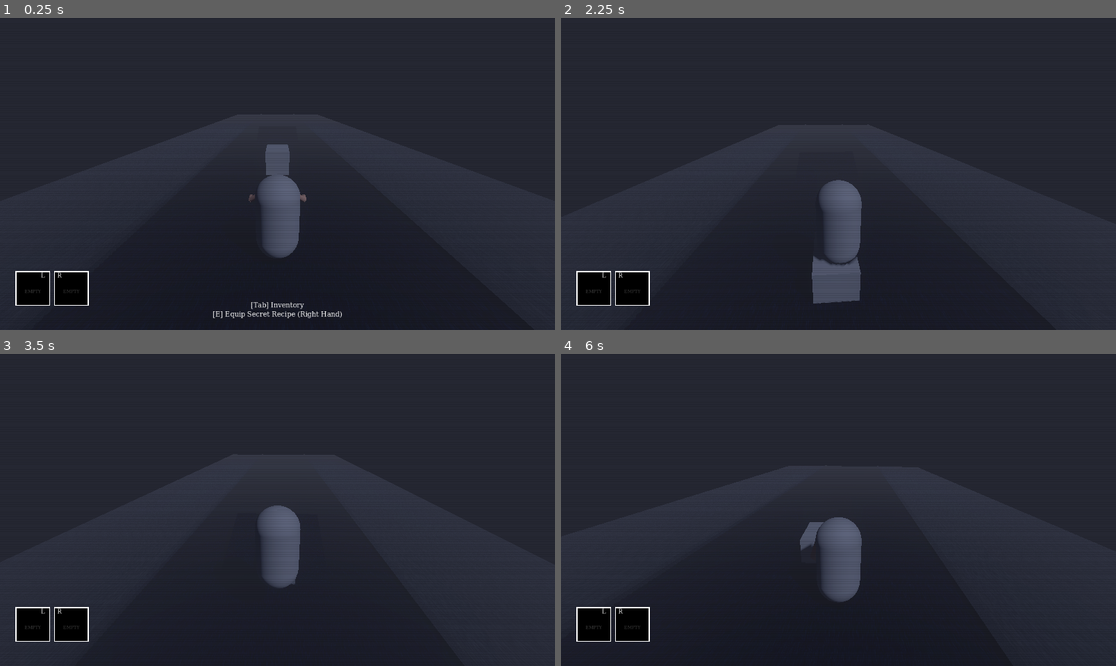
Above: before the commit, frames 1-4 (two rows, left to right).
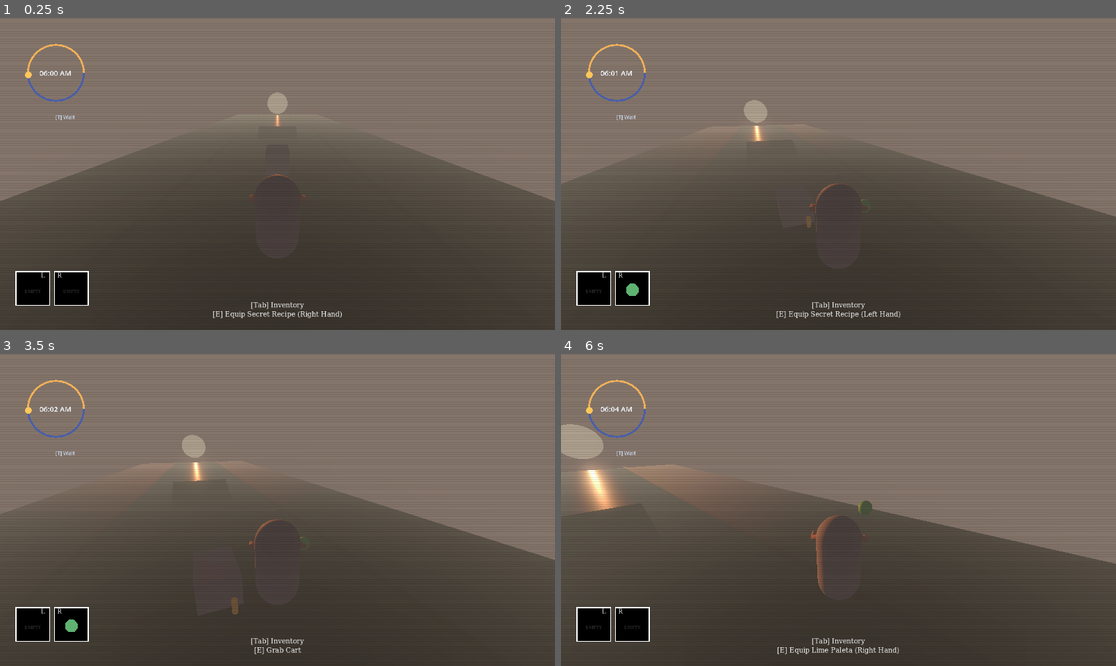
Above: after the commit, the same moments.

Repository: miles5g/paletero
Game: Godot game, scene res://world.tscn
Same seed, same stepped clock (60 frames per second), same inputs: the game is played once before the commit and once after it.
Inputs (mouse positions are in pixels of both pictures, inside the frame that each line leads up to):
- Up to frame 1 (0.25 s): no input
- Up to frame 2 (2.25 s): tap Enter at 0.5 s; move the mouse to (866, 174) at 0.52 s; hold W (move_forward) from 0.53 s (still down); tap T (wait_time, bound only after the commit) at 0.6, 1.55 s; click (866, 174) at 0.67 s; tap Space (jump) at 0.77, 1.52 s; move the mouse to (810, 174) at 1.27 s; tap Ctrl (crouch) at 1.35 s; click (810, 174) at 1.42 s; move the mouse to (849, 167) at 2.02 s; tap E (interact) at 2.1 s; click (849, 167) at 2.17 s
- Up to frame 3 (3.5 s): keep holding W (move_forward); tap T (wait_time, bound only after the commit) at 2.3, 3.05 s; move the mouse to (271, 516) at 2.77 s; tap Shift (sprint) at 2.85 s; click (271, 516) at 2.92 s; tap Space (jump) at 3.02 s
- Up to frame 4 (6 s): move the mouse to (877, 513) at 3.52 s; tap T (wait_time, bound only after the commit) at 3.6, 4.55, 5.3, 5.85 s; click (877, 513) at 3.67 s; tap Space (jump) at 3.77, 4.52 s; move the mouse to (794, 506) at 4.27 s; tap Q at 4.35 s; click (794, 506) at 4.42 s; move the mouse to (844, 510) at 5.02 s; tap Z at 5.1 s; click (844, 510) at 5.17 s; move the mouse to (816, 503) at 5.77 s; release W (move_forward) at 5.78 s; hold D (move_right) from 5.78 s (still down); click (816, 503) at 5.92 s

The runs differ from the first frame. In frame 1, 98% of the frame differs, in the area x 0-100%, y 0-100%; in frame 2, 98%; in frame 3, 98%; in frame 4, 98%.

Commit message:
Add a full celestial cycle with interactive wait dial.
This replaces the static sun with an orbital day/night controller and adds a fullscreen time-selection wait flow bound to T, including robust input handling and gameplay gating.

Co-authored-by: Cursor <cursoragent@cursor.com>

Diff:
--- /dev/null
+++ b/celestial_cycle.gd
@@ -0,0 +1,469 @@
+extends Node3D
+class_name CelestialCycle
+
+const FULL_ROTATION_DEGREES: float = 360.0
+const REAL_SECONDS_PER_CYCLE: float = 1800.0
+const ROTATION_DEGREES_PER_SECOND: float = FULL_ROTATION_DEGREES / REAL_SECONDS_PER_CYCLE
+const WAIT_ROTATION_DEGREES_PER_SECOND: float = 15.0 # 1 game hour per second.
+const ORBIT_RADIUS: float = 220.0
+const WAIT_ACTION: StringName = &"wait_time"
+
+@export var debug_hud_enabled: bool = true
+
+var _world_environment: WorldEnvironment = null
+var _environment: Environment = null
+var _pivot: Node3D = null
+var _orbital_arm: Node3D = null
+var _sun_orb: MeshInstance3D = null
+var _sun_light: DirectionalLight3D = null
+var _cycle_angle_deg: float = 0.0
+var _debug_layer: CanvasLayer = null
+var _backdrop: ColorRect = null
+var _clock_canvas: Node2D = null
+var _wait_cursor: Label = null
+var _sun_marker: Label = null
+var _clock_label: Label = null
+var _hint_label: Label = null
+var _target_marker: Label = null
+var _clock_center: Vector2 = Vector2(90.0, 90.0)
+var _clock_radius: float = 58.0
+var _is_wait_selecting: bool = false
+var _is_wait_advancing: bool = false
+var _wait_target_angle_deg: float = 90.0
+var _raw_t_prev_down: bool = false
+var _wait_slider_dragging: bool = false
+var _pre_wait_mouse_mode: Input.MouseMode = Input.MOUSE_MODE_CAPTURED
+
+
+func setup(world_environment: WorldEnvironment) -> void:
+	_world_environment = world_environment
+	_environment = world_environment.environment if world_environment != null else null
+
+
+func _ready() -> void:
+	process_mode = Node.PROCESS_MODE_ALWAYS
+	set_process_input(true)
+	_ensure_wait_action()
+	_build_orbital_rig()
+	_build_debug_hud()
+	_apply_cycle_visuals()
+
+
+func _process(delta: float) -> void:
+	_poll_wait_key()
+	_poll_wait_slider_keys(delta)
+	if _is_wait_advancing:
+		_advance_wait_cycle(delta)
+	else:
+		_cycle_angle_deg = fposmod(_cycle_angle_deg + ROTATION_DEGREES_PER_SECOND * delta, FULL_ROTATION_DEGREES)
+	_apply_cycle_visuals()
+
+
+func _input(event: InputEvent) -> void:
+	if not debug_hud_enabled:
+		return
+	if event is InputEventKey:
+		var key_event := event as InputEventKey
+		var is_t := key_event.keycode == KEY_T or key_event.physical_keycode == KEY_T
+		if key_event.pressed and not key_event.echo and is_t:
+			_handle_wait_toggle()
+			get_viewport().set_input_as_handled()
+			return
+	if not _is_wait_selecting:
+		return
+	if event is InputEventMouseButton:
+		var mb := event as InputEventMouseButton
+		if not mb.pressed:
+			if mb.button_index == MOUSE_BUTTON_LEFT:
+				_wait_slider_dragging = false
+			return
+		if mb.button_index == MOUSE_BUTTON_LEFT:
+			_wait_slider_dragging = true
+			_set_wait_target_from_mouse(mb.position)
+			get_viewport().set_input_as_handled()
+			return
+		if mb.button_index == MOUSE_BUTTON_WHEEL_UP:
+			_wait_target_angle_deg = fposmod(_wait_target_angle_deg - 5.0, FULL_ROTATION_DEGREES)
+			get_viewport().set_input_as_handled()
+		elif mb.button_index == MOUSE_BUTTON_WHEEL_DOWN:
+			_wait_target_angle_deg = fposmod(_wait_target_angle_deg + 5.0, FULL_ROTATION_DEGREES)
+			get_viewport().set_input_as_handled()
+	elif event is InputEventMouseMotion:
+		var mm := event as InputEventMouseMotion
+		if _wait_slider_dragging:
+			_set_wait_target_from_mouse(mm.position)
+			get_viewport().set_input_as_handled()
+
+
+func _poll_wait_key() -> void:
+	var raw_t_down := Input.is_key_pressed(KEY_T)
+	if raw_t_down and not _raw_t_prev_down:
+		_handle_wait_toggle()
+	_raw_t_prev_down = raw_t_down
+
+
+func _ensure_wait_action() -> void:
+	if not InputMap.has_action(WAIT_ACTION):
+		InputMap.add_action(WAIT_ACTION)
+	var has_t_binding := false
+	for ev in InputMap.action_get_events(WAIT_ACTION):
+		var k := ev as InputEventKey
+		if k != null and (k.keycode == KEY_T or k.physical_keycode == KEY_T):
+			has_t_binding = true
+			break
+	if has_t_binding:
+		return
+	var t_key := InputEventKey.new()
+	t_key.keycode = KEY_T
+	t_key.physical_keycode = KEY_T
+	InputMap.action_add_event(WAIT_ACTION, t_key)
+
+
+func _handle_wait_toggle() -> void:
+	if _is_wait_selecting:
+		_begin_wait_advance()
+		return
+	if _is_wait_advancing:
+		_finish_wait()
+		return
+	if not _can_start_wait():
+		return
+	_begin_wait_select()
+
+
+func request_wait_toggle() -> void:
+	_handle_wait_toggle()
+
+
+func _can_start_wait() -> bool:
+	var world := get_parent()
+	if world == null:
+		return true
+	var player := world.get_node_or_null("Player") as CharacterBody3D
+	if player != null and bool(player.get("is_pushing")):
+		return false
+	var inv := world.get_node_or_null("HUD/InventoryMenu") as Control
+	if inv != null and inv.visible:
+		return false
+	return true
+
+
+func _build_orbital_rig() -> void:
+	_pivot = Node3D.new()
+	_pivot.name = "CelestialPivot"
+	add_child(_pivot)
+
+	_orbital_arm = Node3D.new()
+	_orbital_arm.name = "OrbitalArm"
+	_pivot.add_child(_orbital_arm)
+
+	_sun_orb = MeshInstance3D.new()
+	_sun_orb.name = "SunOrb"
+	var sun_mesh := SphereMesh.new()
+	sun_mesh.radius = 10.5
+	sun_mesh.height = 21.0
+	_sun_orb.mesh = sun_mesh
+	_sun_orb.position = Vector3(0.0, 0.0, -ORBIT_RADIUS)
+	var orb_mat := StandardMaterial3D.new()
+	orb_mat.albedo_color = Color(1.0, 0.9, 0.58)
+	orb_mat.emission_enabled = true
+	orb_mat.emission = Color(1.0, 0.72, 0.3)
+	orb_mat.emission_energy_multiplier = 5.2
+	orb_mat.shading_mode = BaseMaterial3D.SHADING_MODE_UNSHADED
+	orb_mat.disable_ambient_light = true
+	_sun_orb.material_override = orb_mat
+	_orbital_arm.add_child(_sun_orb)
+
+	_sun_light = DirectionalLight3D.new()
+	_sun_light.name = "SunLight"
+	_sun_light.shadow_enabled = true
+	_sun_light.light_energy = 0.8
+	_sun_light.light_color = Color(1.0, 0.92, 0.74)
+	_sun_orb.add_child(_sun_light)
+
+
+func _apply_cycle_visuals() -> void:
+	if _pivot == null:
+		return
+	_pivot.rotation_degrees.x = _cycle_angle_deg
+	_sun_orb.look_at(Vector3.ZERO, Vector3.UP)
+	_sun_light.look_at(Vector3.ZERO, Vector3.UP)
+
+	var altitude: float = sin(deg_to_rad(_cycle_angle_deg))
+	var daylight: float = clampf(altitude, 0.0, 1.0)
+	var night_depth: float = clampf(-altitude, 0.0, 1.0)
+	var horizon_band: float = 1.0 - smoothstep(0.08, 0.42, absf(altitude))
+	var day_energy: float = pow(daylight, 0.58)
+	var twilight_glow: float = horizon_band * 0.14
+	var midnight_cut: float = smoothstep(0.65, 1.0, night_depth)
+	var sun_energy: float = maxf(day_energy * 2.35 + twilight_glow, 0.0) * (1.0 - midnight_cut)
+	_sun_light.light_energy = sun_energy
+	_sun_light.light_color = _sun_color_for_altitude(altitude)
+	_update_clock_hud()
+
+	var orb_material := _sun_orb.material_override as StandardMaterial3D
+	if orb_material:
+		var orb_glow := 1.8 + day_energy * 6.0 + horizon_band * 1.3
+		orb_material.emission_energy_multiplier = orb_glow
+		orb_material.albedo_color = _sun_color_for_altitude(maxf(altitude, -0.2))
+		orb_material.emission = _sun_color_for_altitude(altitude).lerp(Color(1.0, 0.86, 0.52), day_energy * 0.7)
+
+	if _environment == null:
+		return
+	var env_night: float = smoothstep(0.0, 1.0, night_depth)
+	var env_horizon: float = horizon_band
+	var sky_day := Color(0.66, 0.62, 0.56)
+	var sky_dusk := Color(0.31, 0.22, 0.24)
+	var sky_night := Color(0.055, 0.07, 0.11)
+	var ambient_day := Color(0.45, 0.4, 0.34)
+	var ambient_dusk := Color(0.26, 0.2, 0.24)
+	var ambient_night := Color(0.12, 0.15, 0.24)
+	var fog_day := Color(0.64, 0.59, 0.52)
+	var fog_night := Color(0.11, 0.13, 0.2)
+
+	var day_to_dusk := sky_day.lerp(sky_dusk, env_horizon)
+	_environment.background_color = day_to_dusk.lerp(sky_night, env_night)
+	var amb_day_to_dusk := ambient_day.lerp(ambient_dusk, env_horizon)
+	_environment.ambient_light_color = amb_day_to_dusk.lerp(ambient_night, env_night)
+	_environment.ambient_light_energy = lerpf(1.62, 0.34, env_night)
+	_environment.fog_light_color = fog_day.lerp(fog_night, env_night)
+	_environment.fog_density = lerpf(0.022, 0.078, env_night)
+	_environment.glow_intensity = lerpf(0.82, 0.34, env_night)
+	_environment.glow_strength = lerpf(1.2, 0.86, env_night)
+	_environment.glow_hdr_threshold = lerpf(0.58, 0.76, env_night)
+
+
+func _sun_color_for_altitude(altitude: float) -> Color:
+	if altitude >= 0.0:
+		var t := pow(clampf(altitude, 0.0, 1.0), 0.62)
+		var horizon_color := Color(0.96, 0.44, 0.18)
+		var high_color := Color(1.0, 0.95, 0.78)
+		return horizon_color.lerp(high_color, t)
+	var nt := pow(clampf(-altitude, 0.0, 1.0), 0.74)
+	var low_blue := Color(0.42, 0.46, 0.62)
+	var deep_blue := Color(0.23, 0.28, 0.42)
+	return low_blue.lerp(deep_blue, nt)
+
+
+func _build_debug_hud() -> void:
+	if not debug_hud_enabled:
+		return
+	_debug_layer = CanvasLayer.new()
+	_debug_layer.name = "CelestialClockHUD"
+	add_child(_debug_layer)
+	_backdrop = ColorRect.new()
+	_backdrop.name = "WaitBackdrop"
+	_backdrop.set_anchors_preset(Control.PRESET_FULL_RECT)
+	_backdrop.color = Color(0.01, 0.01, 0.02, 0.72)
+	_backdrop.mouse_filter = Control.MOUSE_FILTER_IGNORE
+	_backdrop.visible = false
+	_debug_layer.add_child(_backdrop)
+
+	_clock_canvas = Node2D.new()
+	_clock_canvas.name = "ClockCanvas"
+	_clock_canvas.position = Vector2(26.0, 24.0)
+	_debug_layer.add_child(_clock_canvas)
+	_build_clock_ring()
+
+	_sun_marker = Label.new()
+	_sun_marker.name = "SunMarker"
+	_sun_marker.text = "●"
+	_sun_marker.add_theme_font_size_override("font_size", 18)
+	_sun_marker.add_theme_color_override("font_color", Color(1.0, 0.78, 0.35, 1.0))
+	_debug_layer.add_child(_sun_marker)
+
+	_wait_cursor = Label.new()
+	_wait_cursor.name = "WaitCursor"
+	_wait_cursor.text = "+"
+	_wait_cursor.add_theme_font_size_override("font_size", 18)
+	_wait_cursor.add_theme_color_override("font_color", Color(1.0, 1.0, 1.0, 0.92))
+	_wait_cursor.visible = false
+	_debug_layer.add_child(_wait_cursor)
+
+	_clock_label = Label.new()
+	_clock_label.name = "DigitalClock"
+	_clock_label.size = Vector2(120.0, 28.0)
+	_clock_label.horizontal_alignment = HORIZONTAL_ALIGNMENT_CENTER
+	_clock_label.vertical_alignment = VERTICAL_ALIGNMENT_CENTER
+	_clock_label.add_theme_font_size_override("font_size", 15)
+	_clock_label.add_theme_color_override("font_color", Color(0.94, 0.97, 1.0, 1.0))
+	_debug_layer.add_child(_clock_label)
+
+	_target_marker = Label.new()
+	_target_marker.name = "TargetMarker"
+	_target_marker.text = "◎"
+	_target_marker.add_theme_font_size_override("font_size", 20)
+	_target_marker.add_theme_color_override("font_color", Color(0.72, 0.88, 1.0, 0.9))
+	_target_marker.visible = false
+	_debug_layer.add_child(_target_marker)
+
+	_hint_label = Label.new()
+	_hint_label.name = "WaitHint"
+	_hint_label.size = Vector2(240.0, 42.0)
+	_hint_label.horizontal_alignment = HORIZONTAL_ALIGNMENT_CENTER
+	_hint_label.vertical_alignment = VERTICAL_ALIGNMENT_CENTER
+	_hint_label.add_theme_font_size_override("font_size", 11)
+	_hint_label.add_theme_color_override("font_color", Color(0.78, 0.84, 0.93, 0.94))
+	_hint_label.text = "[T] Wait"
+	_debug_layer.add_child(_hint_label)
+
+
+func _build_clock_ring() -> void:
+	if _clock_canvas == null:
+		return
+	var day_arc := Line2D.new()
+	day_arc.name = "DayArc"
+	day_arc.default_color = Color(0.96, 0.7, 0.34, 0.95)
+	day_arc.width = 4.0
+	day_arc.closed = false
+	day_arc.points = _arc_points(_clock_center, _clock_radius, PI, TAU, 36)
+	_clock_canvas.add_child(day_arc)
+
+	var night_arc := Line2D.new()
+	night_arc.name = "NightArc"
+	night_arc.default_color = Color(0.26, 0.36, 0.7, 0.9)
+	night_arc.width = 4.0
+	night_arc.closed = false
+	night_arc.points = _arc_points(_clock_center, _clock_radius, 0.0, PI, 36)
+	_clock_canvas.add_child(night_arc)
+
+
+func _arc_points(center: Vector2, radius: float, start_angle: float, end_angle: float, steps: int) -> PackedVector2Array:
+	var pts := PackedVector2Array()
+	for i in range(steps + 1):
+		var t := float(i) / float(steps)
+		var a := lerpf(start_angle, end_angle, t)
+		pts.append(center + Vector2(cos(a), sin(a)) * radius)
+	return pts
+
+
+func _update_clock_hud() -> void:
+	if _debug_layer == null or _sun_marker == null or _clock_label == null:
+		return
+	# Map world cycle to 24h clock where top = 12PM and bottom = 12AM.
+	var hours_float: float = fposmod(((_cycle_angle_deg - 90.0) / 360.0) * 24.0 + 12.0, 24.0)
+	var hour24: int = int(floor(hours_float))
+	var minute: int = int(floor((hours_float - float(hour24)) * 60.0))
+	var is_pm: bool = hour24 >= 12
+	var hour12: int = hour24 % 12
+	if hour12 == 0:
+		hour12 = 12
+	_clock_label.text = "%02d:%02d %s" % [hour12, minute, "PM" if is_pm else "AM"]
+
+	var marker_angle: float = deg_to_rad(_cycle_angle_deg - 180.0)
+	var clock_center_screen := _clock_canvas.position + _clock_center * _clock_canvas.scale
+	var marker_pos := clock_center_screen + Vector2(cos(marker_angle), sin(marker_angle)) * _clock_radius
+	_sun_marker.position = marker_pos - Vector2(7.0, 11.0)
+	_clock_label.position = clock_center_screen - _clock_label.size * 0.5
+	_hint_label.position = clock_center_screen + Vector2(-120.0, 66.0 * _clock_canvas.scale.y)
+	_hint_label.size = Vector2(280.0, 52.0)
+	if _target_marker:
+		_target_marker.visible = _is_wait_selecting or _is_wait_advancing
+		var target_angle := deg_to_rad(_wait_target_angle_deg - 180.0)
+		var target_pos := clock_center_screen + Vector2(cos(target_angle), sin(target_angle)) * _clock_radius
+		_target_marker.position = target_pos - Vector2(8.0, 12.0)
+		if _is_wait_selecting:
+			_clock_label.text = "%s\nSET %s" % [_clock_label.text, _time_string_for_angle(_wait_target_angle_deg)]
+			_hint_label.text = "[T] Confirm wait"
+		elif _is_wait_advancing:
+			_hint_label.text = "Waiting... [T] cancel"
+		else:
+			_hint_label.text = "[T] Wait"
+			if not _can_start_wait():
+				_hint_label.text = "[T] Wait (unavailable)"
+	if _wait_cursor:
+		_wait_cursor.visible = _is_wait_selecting
+		if _is_wait_selecting:
+			var mpos := get_viewport().get_mouse_position()
+			_wait_cursor.position = mpos - Vector2(6.0, 10.0)
+
+
+func _begin_wait_select() -> void:
+	_is_wait_selecting = true
+	_is_wait_advancing = false
+	_wait_target_angle_deg = _cycle_angle_deg
+	_wait_slider_dragging = false
+	get_tree().paused = true
+	_set_wait_overlay_active(true)
+
+
+func _begin_wait_advance() -> void:
+	_is_wait_selecting = false
+	_is_wait_advancing = true
+
+
+func _advance_wait_cycle(delta: float) -> void:
+	var step := WAIT_ROTATION_DEGREES_PER_SECOND * delta
+	var dist_forward := fposmod(_wait_target_angle_deg - _cycle_angle_deg, FULL_ROTATION_DEGREES)
+	if dist_forward <= step:
+		_cycle_angle_deg = _wait_target_angle_deg
+		_finish_wait()
+		return
+	_cycle_angle_deg = fposmod(_cycle_angle_deg + step, FULL_ROTATION_DEGREES)
+
+
+func _finish_wait() -> void:
+	_is_wait_selecting = false
+	_is_wait_advancing = false
+	_wait_slider_dragging = false
+	get_tree().paused = false
+	_set_wait_overlay_active(false)
+
+
+func _set_clock_scale(mult: float) -> void:
+	if _clock_canvas:
+		_clock_canvas.scale = Vector2.ONE * mult
+	_clock_radius = 58.0 * mult
+
+
+func _set_wait_overlay_active(active: bool) -> void:
+	if _backdrop:
+		_backdrop.visible = active
+	if _clock_canvas == null:
+		return
+	if active:
+		_pre_wait_mouse_mode = Input.mouse_mode
+		Input.mouse_mode = Input.MOUSE_MODE_VISIBLE
+		var vp := get_viewport().get_visible_rect().size
+		_clock_canvas.position = vp * 0.5 - _clock_center * 3.2
+		_set_clock_scale(3.2)
+	else:
+		Input.mouse_mode = _pre_wait_mouse_mode
+		_clock_canvas.position = Vector2(26.0, 24.0)
+		_set_clock_scale(1.0)
+	if _wait_cursor:
+		_wait_cursor.visible = active
+
+
+func _time_string_for_angle(angle_deg: float) -> String:
+	var hours_float: float = fposmod(((angle_deg - 90.0) / 360.0) * 24.0 + 12.0, 24.0)
+	var hour24: int = int(floor(hours_float))
+	var minute: int = int(floor((hours_float - float(hour24)) * 60.0))
+	var is_pm: bool = hour24 >= 12
+	var hour12: int = hour24 % 12
+	if hour12 == 0:
+		hour12 = 12
+	return "%02d:%02d %s" % [hour12, minute, "PM" if is_pm else "AM"]
+
+
+func _set_wait_target_from_mouse(mouse_pos: Vector2) -> void:
+	if not _is_wait_selecting or _clock_canvas == null:
+		return
+	var center_screen := _clock_canvas.position + _clock_center * _clock_canvas.scale
+	var v := mouse_pos - center_screen
+	if v.length() < 12.0:
+		return
+	var marker_angle := atan2(v.y, v.x)
+	_wait_target_angle_deg = fposmod(rad_to_deg(marker_angle) + 180.0, FULL_ROTATION_DEGREES)
+
+
+func _poll_wait_slider_keys(delta: float) -> void:
+	if not _is_wait_selecting:
+		return
+	if Input.is_mouse_button_pressed(MOUSE_BUTTON_LEFT):
+		_set_wait_target_from_mouse(get_viewport().get_mouse_position())
+	var step := 120.0 * delta
+	if Input.is_key_pressed(KEY_LEFT) or Input.is_key_pressed(KEY_A):
+		_wait_target_angle_deg = fposmod(_wait_target_angle_deg - step, FULL_ROTATION_DEGREES)
+	if Input.is_key_pressed(KEY_RIGHT) or Input.is_key_pressed(KEY_D):
+		_wait_target_angle_deg = fposmod(_wait_target_angle_deg + step, FULL_ROTATION_DEGREES)
--- a/player.gd
+++ b/player.gd
@@ -67,6 +67,7 @@
 var _cam_jitter_tw: Tween = null
 var _swap_hands_tw: Tween = null
 var _player_transparency_target: float = 0.0
+var _wait_t_prev_down: bool = false
 
 func _ready() -> void:
 	Input.mouse_mode = Input.MOUSE_MODE_CAPTURED
@@ -112,6 +113,9 @@
 		if not _is_inventory_menu_open() and Input.mouse_mode == Input.MOUSE_MODE_CAPTURED and not is_pushing:
 			_drop_one_held_item()
 		return
+	if event is InputEventKey and event.pressed and not event.echo and event.keycode == KEY_T:
+		_request_wait_toggle()
+		return
 	if event is InputEventMouseMotion and Input.mouse_mode == Input.MOUSE_MODE_CAPTURED and _camera and not _is_inventory_menu_open():
 		rotate_y(-event.relative.x * mouse_sensitivity)
 		_camera.rotate_object_local(Vector3.RIGHT, -event.relative.y * mouse_sensitivity)
@@ -119,6 +123,10 @@
 		_camera.rotation_degrees.x = clampf(pitch, -80.0, 80.0)
 
 func _physics_process(delta: float) -> void:
+	var t_down := Input.is_key_pressed(KEY_T)
+	if t_down and not _wait_t_prev_down:
+		_request_wait_toggle()
+	_wait_t_prev_down = t_down
 	if Input.is_action_just_pressed("toggle_inventory") and _can_toggle_cart_inventory():
 		_toggle_inventory_menu()
 	_update_pickup_target_and_prompt()
@@ -857,6 +865,15 @@
 		Input.mouse_mode = Input.MOUSE_MODE_CAPTURED
 
 
+func _request_wait_toggle() -> void:
+	var w := get_parent()
+	if w == null:
+		return
+	var cycle := w.get_node_or_null("CelestialCycle")
+	if cycle != null and cycle.has_method("request_wait_toggle"):
+		cycle.call("request_wait_toggle")
+
+
 func _can_uncrouch_to_stand() -> bool:
 	if _collision_shape == null or _capsule_shape == null:
 		return true
--- a/world.gd
+++ b/world.gd
@@ -5,6 +5,7 @@
 const _PHOTO_BOOTH_SCRIPT: Script = preload("res://item_photo_booth.gd")
 const _PHOTO_BOOTH_VISUAL_LAYER: int = 2
 const _PHYSICAL_ITEM_SCENE: PackedScene = preload("res://PhysicalItem.tscn")
+const _CELESTIAL_CYCLE_SCRIPT: Script = preload("res://celestial_cycle.gd")
 
 var _scanline_overlay: ColorRect = null
 
@@ -410,21 +411,18 @@
 
 	add_child(hud)
 
-	# Gritty world mood: dark overcast sky + dense fog.
+	# Base world environment values; celestial controller animates these over time.
 	var world_env := WorldEnvironment.new()
 	world_env.name = "WorldEnvironment"
 	var env := Environment.new()
 	env.background_mode = Environment.BG_COLOR
-	# Slightly lifted from true black so distant silhouettes read against “overcast void.”
-	env.background_color = Color(0.065, 0.07, 0.088)
+	env.background_color = Color(0.2, 0.19, 0.2)
 	env.ambient_light_source = Environment.AMBIENT_SOURCE_COLOR
-	# Faint deep blue-grey fill: enough to read floor grit in shadow, still hostile.
-	env.ambient_light_color = Color(0.14, 0.15, 0.22)
-	env.ambient_light_energy = 1.22
+	env.ambient_light_color = Color(0.28, 0.25, 0.24)
+	env.ambient_light_energy = 1.1
 	env.fog_enabled = true
-	env.fog_light_color = Color(0.22, 0.23, 0.28)
-	# Claustrophobic visibility: most scene detail fades by ~15–20m; slightly softer near camera.
-	env.fog_density = 0.058
+	env.fog_light_color = Color(0.36, 0.33, 0.31)
+	env.fog_density = 0.052
 	env.fog_sky_affect = 1.0
 	env.fog_aerial_perspective = 0.6
 	# Faint bloom so bright UI / spec hits read PS2-era against the dark grade.
@@ -437,15 +435,11 @@
 	env.glow_blend_mode = Environment.GLOW_BLEND_MODE_SOFTLIGHT
 	world_env.environment = env
 	add_child(world_env)
-
-	# 1. Create the Sun
-	var sun = DirectionalLight3D.new()
-	sun.shadow_enabled = true
-	sun.light_energy = 0.62
-	sun.light_color = Color(0.58, 0.62, 0.72)
-	sun.position = Vector3(0, 10, 0)
-	sun.rotation_degrees = Vector3(-45, 45, 0)
-	add_child(sun)
+	# 1. Create celestial world-clock: 30 min full orbit, synced sun + environment gradient.
+	var celestial_cycle: CelestialCycle = _CELESTIAL_CYCLE_SCRIPT.new() as CelestialCycle
+	celestial_cycle.name = "CelestialCycle"
+	add_child(celestial_cycle)
+	celestial_cycle.setup(world_env)
 
 	# 2. Street layout: asphalt lane + curbs + sidewalk slabs (procedural StaticBodies).
 	_build_street_layout(self)
Not shown, added: celestial_cycle.gd.uid
